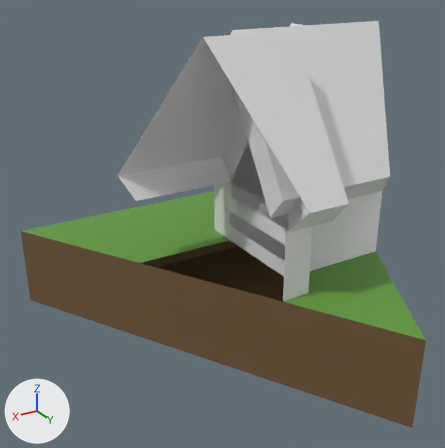
Before and after pictures for a commit that changed the FBX model Peces/Tiles/Tiles/Casa/Models/Casa_Adossada_EE.fbx.
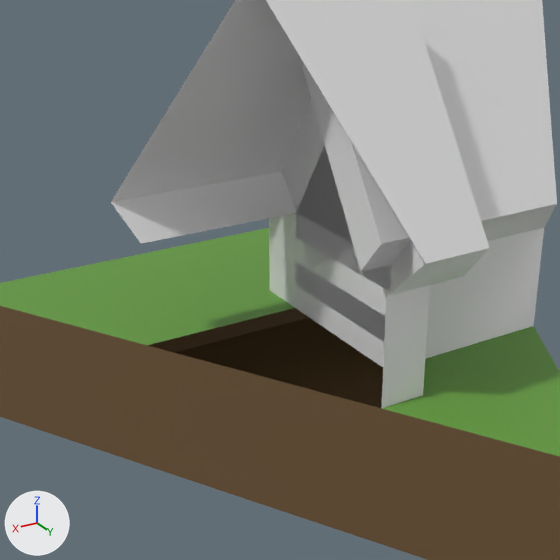
Each version is shown whole from a 50 mm camera at (-13.204, -6.384, 0.63) aimed at (-13.862, -7.481, 0.081), then close up on the part from 11% to 88% of the width and 12% to 88% of the height. Lighting does not change. The marker at lower left points along +X, +Y and +Z. Where no turn or scale is listed for an object, it has been applied to the vertices.

Names of what the first close-up shows: 'Casa_Adossada_EE', 'DetallParet.009'.
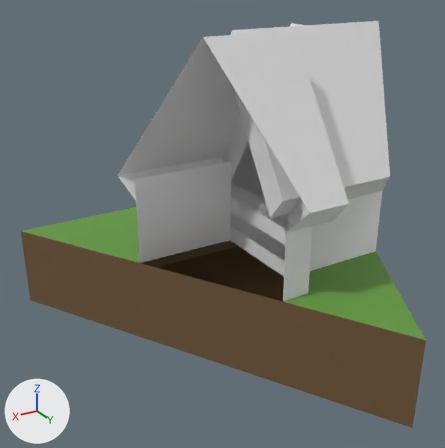
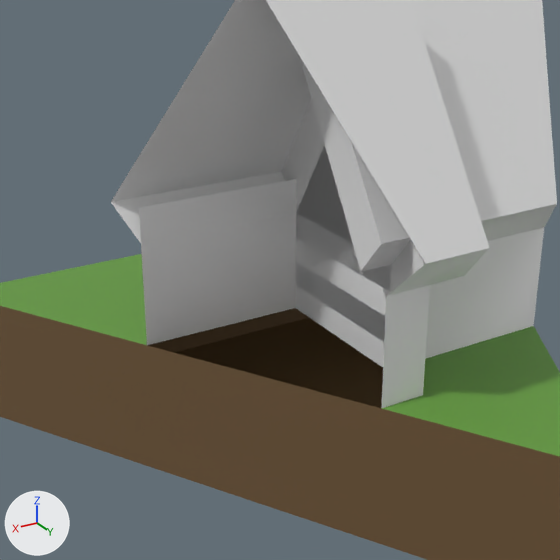
The change, as a diff of the scene's bpy script:
```diff
--- a/Peces/Tiles/Tiles/Casa/Models/Casa_Adossada_EE.fbx.py
+++ b/Peces/Tiles/Tiles/Casa/Models/Casa_Adossada_EE.fbx.py
@@ ob_detallparet_101 @@
+ob_detallparet_101 = bpy.data.objects.new('DetallParet.101', me_malla_004)
+ob_detallparet_101.parent = ob_casa_adossada_ee
+ob_detallparet_101.location = (0.076, 0.0, 0.547)
+ob_detallparet_101.rotation_euler = (0.0, -1.571, 0.0)  # degrees (0, -90, 0)
```

What differs and where, as boxes (x1, y1, x2, y2) in the close-ups (560 x 560 px):
'DetallParet.101', added
    after: (139, 179, 296, 345)
